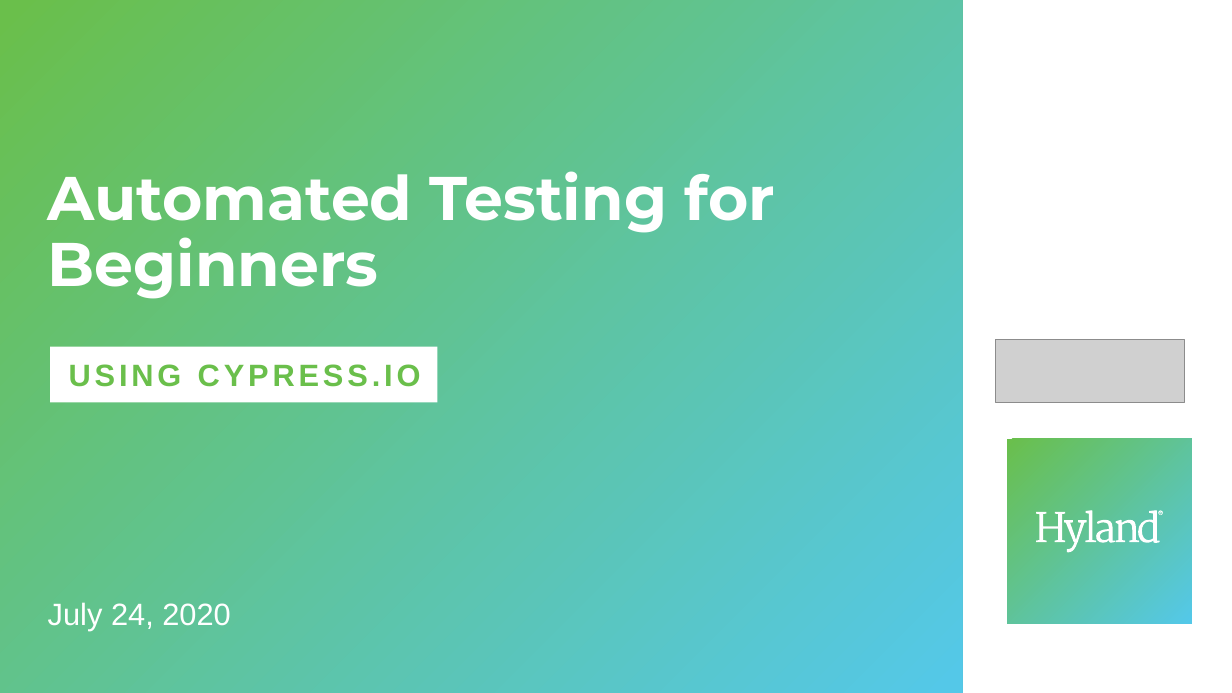
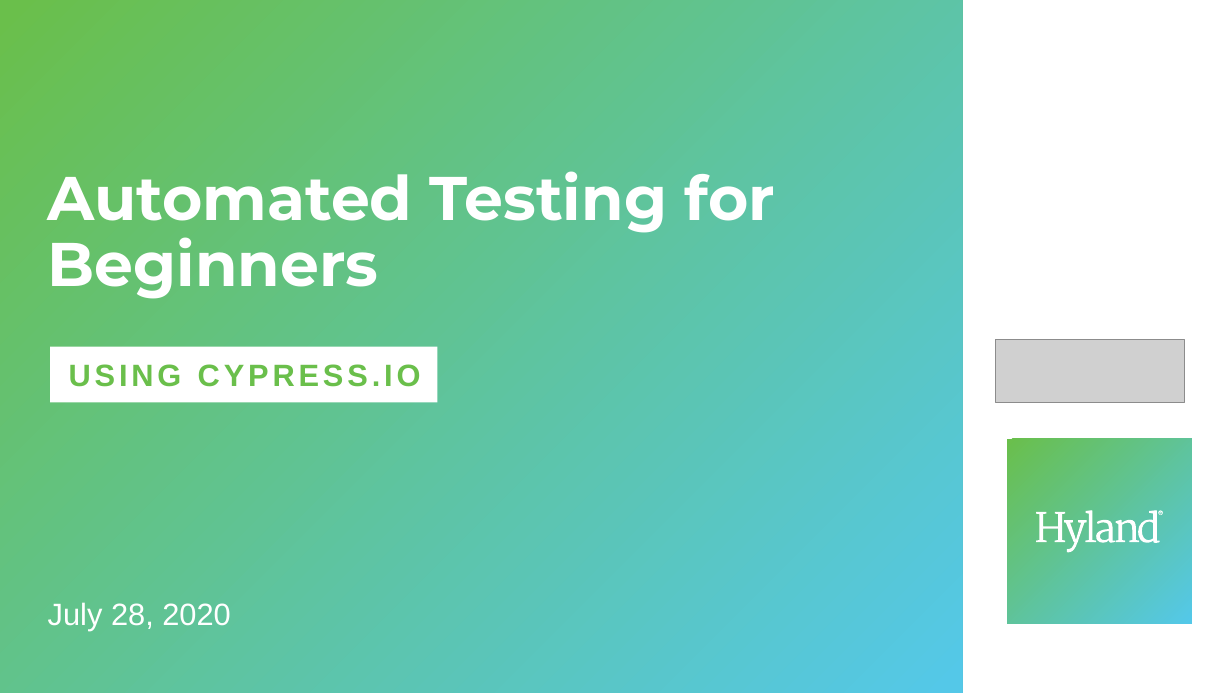
Before and after one commit to hytechcamps/automated-testing, a slide deck: slide 1 of AutomatedTestingForBeginners.pptx. Drawn at 1232x693 pixels with LibreOffice and Linux fonts; fonts in the diff are those of the drawing; grey boxes stand for pictures. Boxes give left, top, right and bottom in pixels: in the first picture for what was removed or moved away, otherwise in the second. Text is boxed around its words. In the diff, an @@ line names an element or a change of style, - is before the commit and + after.

```diff
--- a/AutomatedTestingForBeginners.pptx
+++ b/AutomatedTestingForBeginners.pptx
@@ text at (x1=48, y1=602, x2=230, y2=630): text changed @@
-July 24, 2020
+July 28, 2020
```
Also in this commit, not shown: 2 other slides changed, 2 slides added, 1 slide removed.
